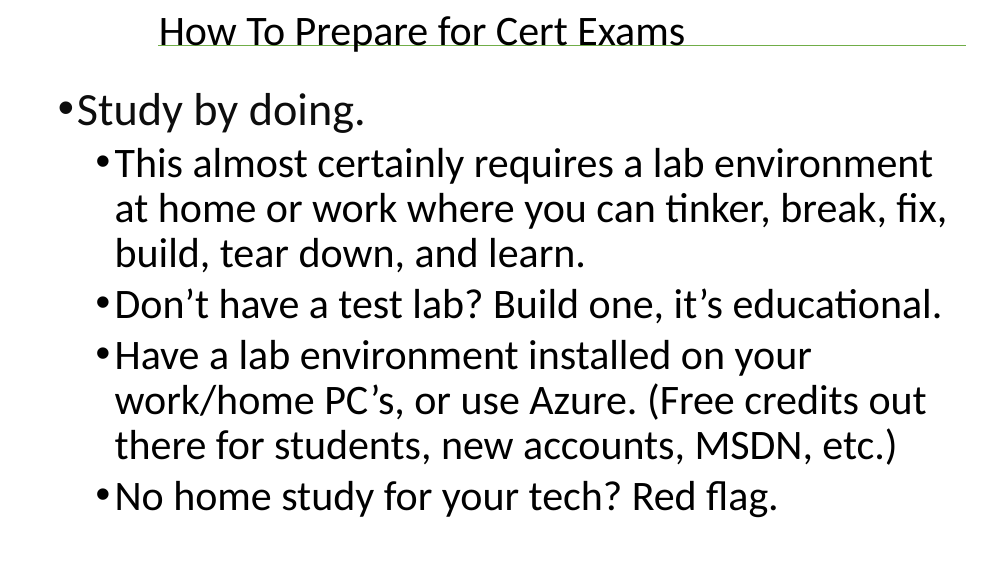
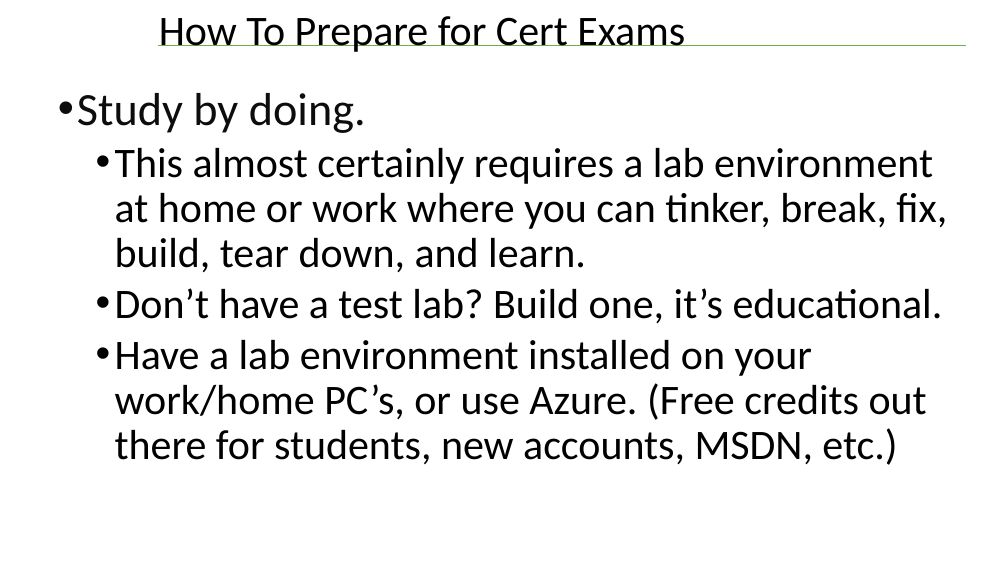
Before and after one commit to williamadba/Public-Presentations, a slide deck: slide 12 of Lunch and Learns/Think Like a Certification Exam.pptx. Drawn at 1008x567 pixels with LibreOffice and Linux fonts; fonts in the diff are those of the drawing. Boxes give left, top, right and bottom in pixels: in the first picture for what was removed or moved away, otherwise in the second. Text is boxed around its words. In the diff, an @@ line names an element or a change of style, - is before the commit and + after.

```diff
--- a/Lunch and Learns/Think Like a Certification Exam.pptx
+++ b/Lunch and Learns/Think Like a Certification Exam.pptx
@@ text at (115,481,779,518): paragraph removed @@
-  • No home study for your tech? Red flag.
```
Also in this commit, not shown: 5 other slides changed, 1 other file.
